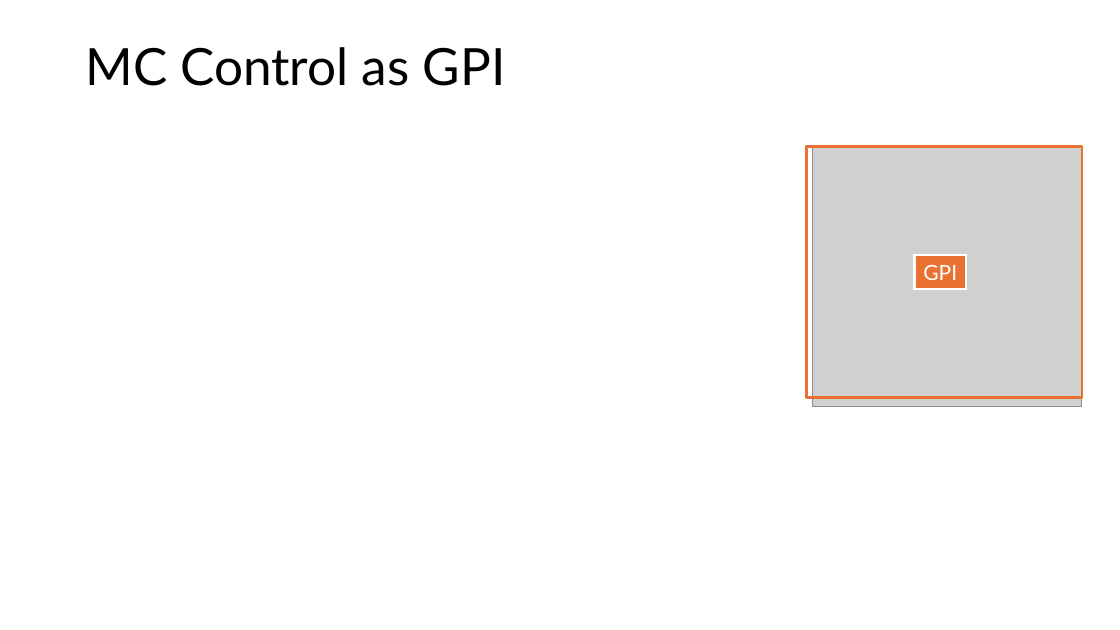
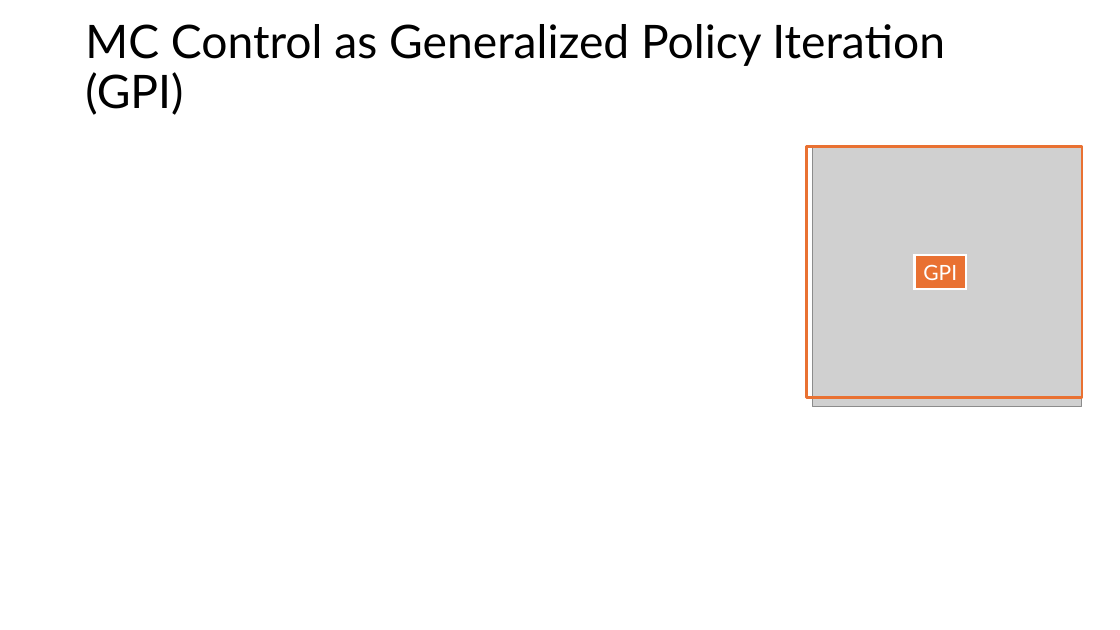
Before and after one commit to mhahsler/Introduction_to_Reinforcement_Learning, a slide deck: slide 10 of slides/Lecture_Chapter05.pptx. Drawn at 1120x630 pixels with LibreOffice and Linux fonts; fonts in the diff are those of the drawing; grey boxes stand for pictures. Boxes give left, top, right and bottom in pixels: in the first picture for what was removed or moved away, otherwise in the second. Text is boxed around its words. In the diff, an @@ line names an element or a change of style, - is before the commit and + after.

```diff
--- a/slides/Lecture_Chapter05.pptx
+++ b/slides/Lecture_Chapter05.pptx
@@ title at (85,24,945,115): text changed; size 44 to 39.6 pt @@
-MC Control as GPI
+MC Control as Generalized Policy Iteration (GPI)
```
Also in this commit, not shown: 11 other slides changed, 1 other file.
